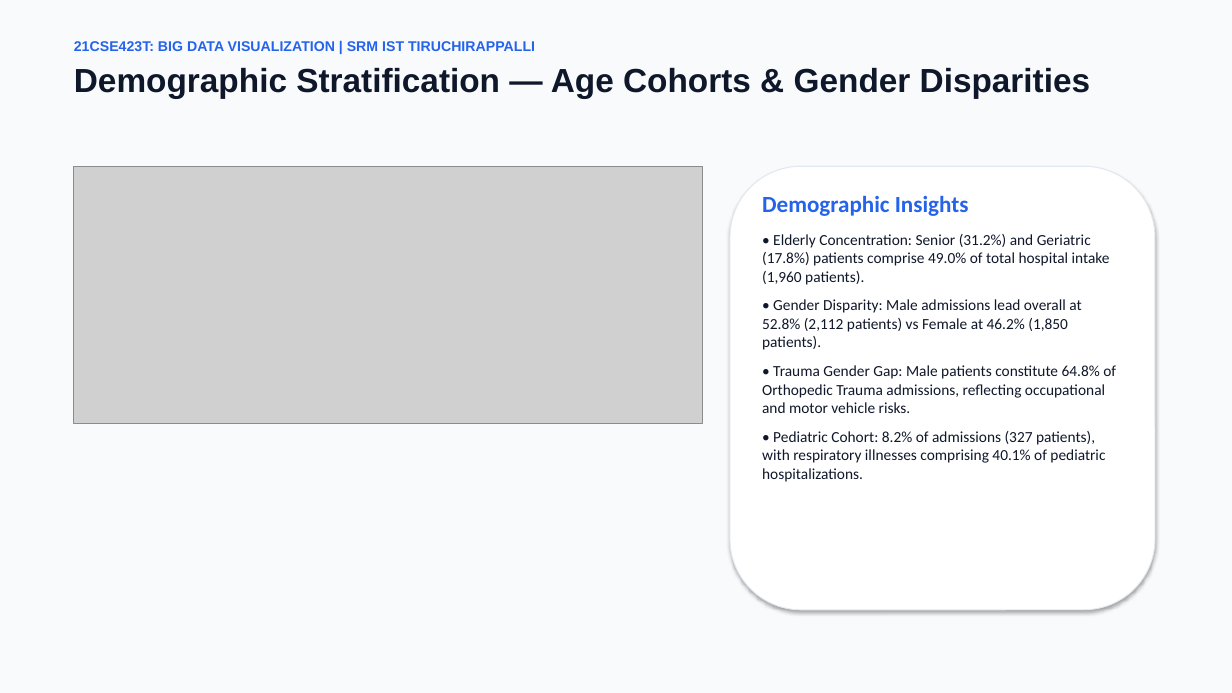
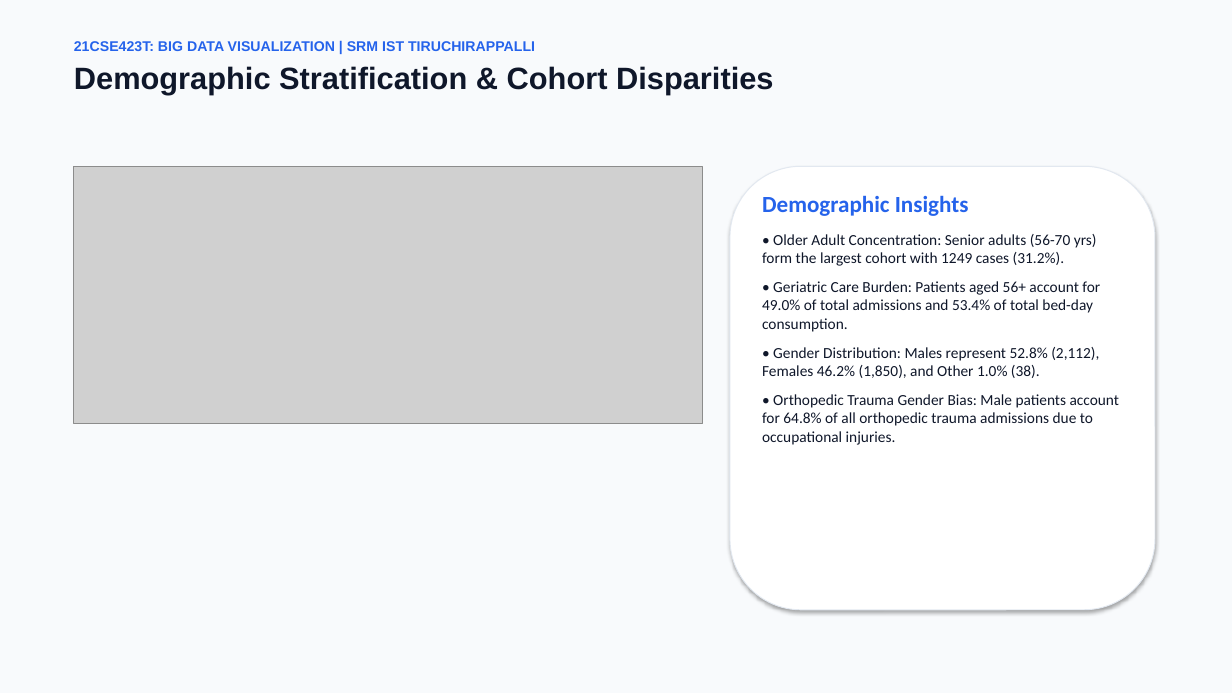
Before and after one commit to 000Shreeharish000/BDV-ASSIGNMENT, a slide deck: slide 9 of presentation/Hospital_Patient_Admission_Analysis_Presentation.pptx (slide 8 before the commit). Drawn at 1232x693 pixels with LibreOffice and Linux fonts; fonts in the diff are those of the drawing; grey boxes stand for pictures. Boxes give left, top, right and bottom in pixels: in the first picture for what was removed or moved away, otherwise in the second. Text is boxed around its words. In the diff, an @@ line names an element or a change of style, - is before the commit and + after.

```diff
--- a/presentation/Hospital_Patient_Admission_Analysis_Presentation.pptx
+++ b/presentation/Hospital_Patient_Admission_Analysis_Presentation.pptx
@@ text at bbox=[74, 66, 773, 95]: text changed; size 26 to 24 pt @@
-Demographic Stratification — Age Cohorts & Gender Disparities
+Demographic Stratification & Cohort Disparities
@@ text at bbox=[762, 234, 1120, 445]: text changed @@
-• Elderly Concentration: Senior (31.2%) and Geriatric (17.8%) patients comprise 49.0% of total hospital intake (1,960 patients).
-• Gender Disparity: Male admissions lead overall at 52.8% (2,112 patients) vs Female at 46.2% (1,850 patients).
-• Trauma Gender Gap: Male patients constitute 64.8% of Orthopedic Trauma admissions, reflecting occupational and motor vehicle risks.
-• Pediatric Cohort: 8.2% of admissions (327 patients), with respiratory illnesses comprising 40.1% of pediatric hospitalizations.
+• Older Adult Concentration: Senior adults (56-70 yrs) form the largest cohort with 1249 cases (31.2%).
+• Geriatric Care Burden: Patients aged 56+ account for 49.0% of total admissions and 53.4% of total bed-day consumption.
+• Gender Distribution: Males represent 52.8% (2,112), Females 46.2% (1,850), and Other 1.0% (38).
+• Orthopedic Trauma Gender Bias: Male patients account for 64.8% of all orthopedic trauma admissions due to occupational injuries.
```
Also in this commit, not shown: 6 other slides changed, 8 slides added, 5 slides removed, 14 other files.
